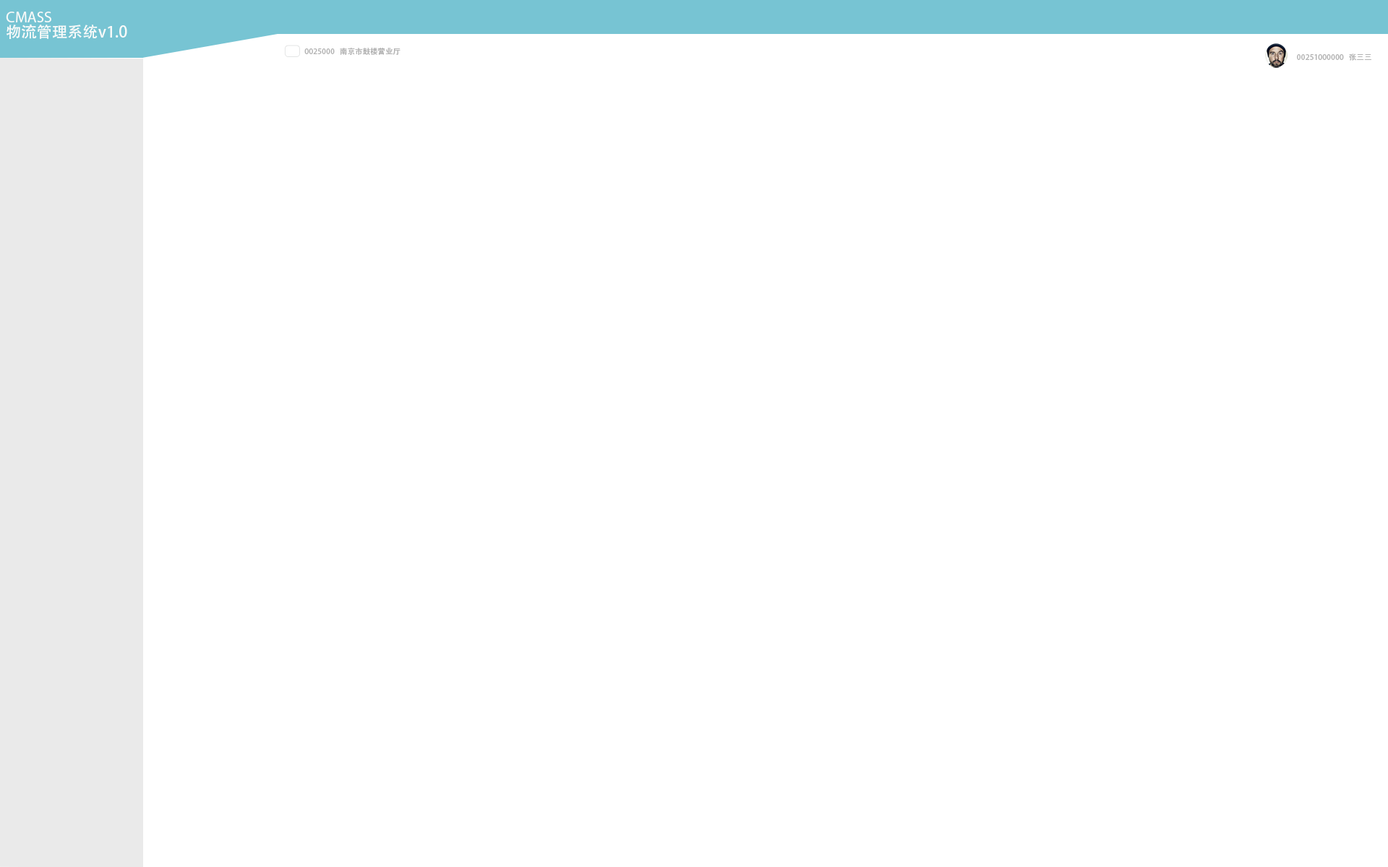
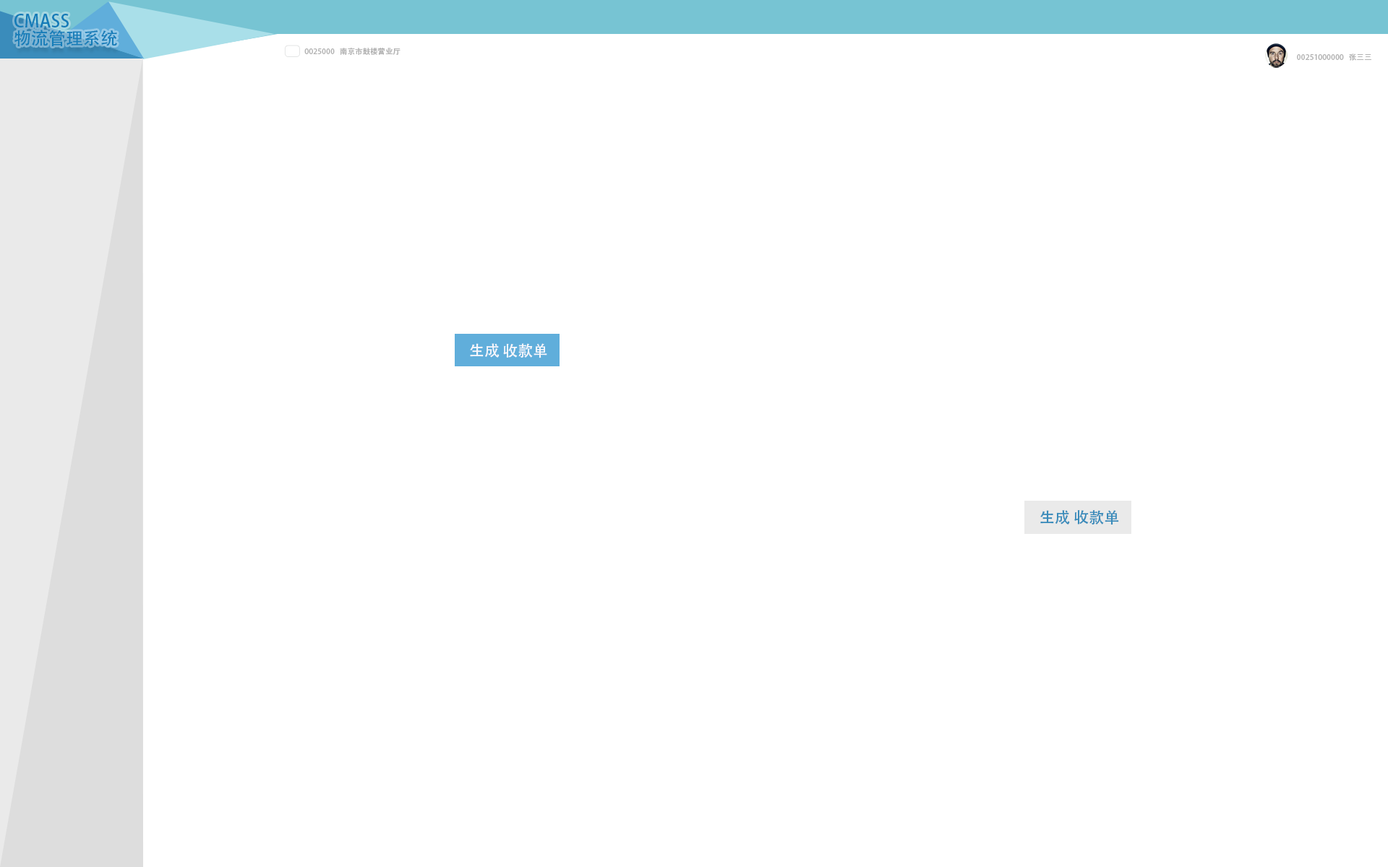
Two versions of the same layered image (w=1388, h=867). Layer-by-layer changes:
hid "title", painted on it over [left=5, top=11, right=128, bottom=40]
added layer "CMASS 物流管理系统" in group "Logo" over [left=14, top=13, right=118, bottom=47]
added layer "图层 3" in group "Logo" over [left=65, top=1, right=144, bottom=59]
added layer "图层 2" in group "Logo" over [left=0, top=10, right=144, bottom=59]
added layer "图层 1" in group "Logo" over [left=107, top=1, right=275, bottom=60]
added layer "图层 4" in group "导航" over [left=0, top=60, right=144, bottom=867]
added group "组 1 拷贝 2" with 2 layers in group "员工" over [left=454, top=333, right=560, bottom=367]
added layer "生成 收款单" (1st of 2, in "上" › "员工" › "组 1 拷贝 2") in group "组 1 拷贝 2" over [left=469, top=343, right=548, bottom=359]
added layer "矩形 1 拷贝" (1st of 2, in "上" › "员工" › "组 1 拷贝 2") in group "组 1 拷贝 2" over [left=454, top=333, right=560, bottom=367]
added group "组 1 拷贝" with 4 layers in group "员工" over [left=1024, top=500, right=1132, bottom=535]
added layer "生成 收款单" (2nd of 2, in "上" › "员工" › "组 1 拷贝") in group "组 1 拷贝" over [left=1039, top=510, right=1119, bottom=525]
added layer "矩形 1 拷贝" (2nd of 2, in "上" › "员工" › "组 1 拷贝") in group "组 1 拷贝" over [left=1024, top=500, right=1132, bottom=535]
